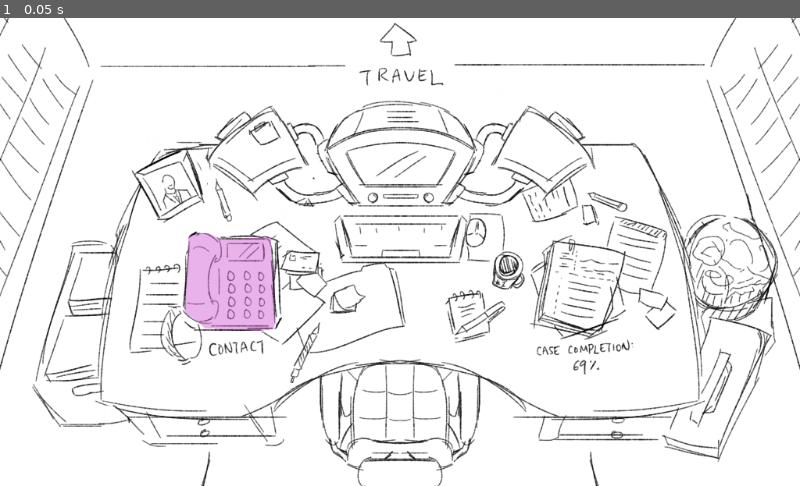
Above: before the commit, frame 1.
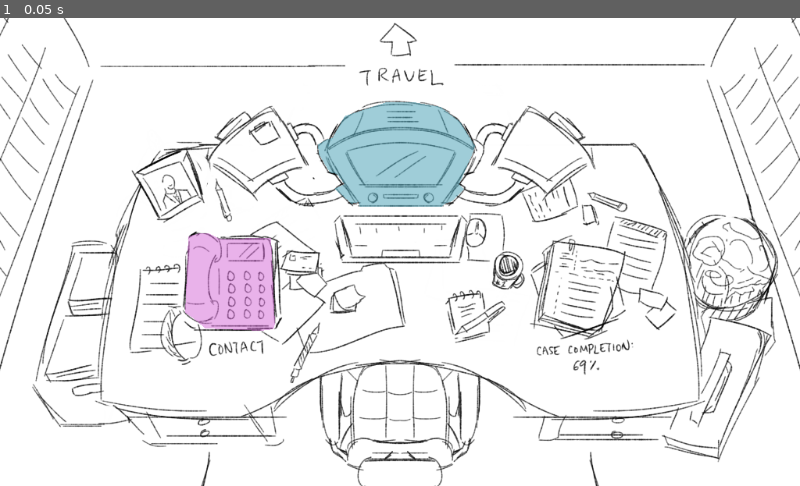
Above: after the commit, the same moment.

Repository: SammyoRoy/BetterCallVaul
Game: Godot game, scene res://VaulsOffice.tscn
The game is run twice, just before and just after one commit, with the same random seed, the same clock (stepped at 60 frames per second) and the same inputs. The project has no main scene, so this scene is started directly.
Inputs:
- Up to frame 1 (0.05 s): no input

The runs differ from the first frame. In frame 1, 3.4% of the frame differs, in the area x 39-60%, y 17-41%.

Commit message:
Added Computer button

Diff:
--- a/VaulsOffice.tscn
+++ b/VaulsOffice.tscn
@@ -10,15 +10,19 @@
 scale = Vector2( 0.516327, 0.516327 )
 texture = ExtResource( 1 )
 
-[node name="Polygon2D" type="Polygon2D" parent="OfficeBGart"]
+[node name="Phone" type="Polygon2D" parent="OfficeBGart"]
 color = Color( 0.827451, 0.384314, 0.831373, 0.490196 )
 polygon = PoolVector2Array( -447.391, -42.6086, -319.565, -44.5454, -309.882, 170.435, -313.755, 182.055, -344.743, 185.929, -482.253, 180.119, -515.178, 153.004, -532.609, 141.383, -524.862, -48.4189, -497.747, -56.166, -474.506, -56.166 )
 
-[node name="TextureButton" type="TextureButton" parent="OfficeBGart/Polygon2D"]
+[node name="TextureButton" type="TextureButton" parent="OfficeBGart/Phone"]
 margin_left = -523.0
 margin_top = -45.0
 margin_right = -312.0
 margin_bottom = 182.0
 script = ExtResource( 2 )
 
-[connection signal="pressed" from="OfficeBGart/Polygon2D/TextureButton" to="OfficeBGart/Polygon2D/TextureButton" method="_on_TextureButton_pressed"]
+[node name="Polygon2D" type="Polygon2D" parent="OfficeBGart"]
+color = Color( 0.298039, 0.635294, 0.713726, 0.537255 )
+polygon = PoolVector2Array( -182.055, -265.336, -137.51, -346.68, -34.8618, -381.541, 34.8616, -381.541, 100.711, -369.921, 149.13, -333.122, 185.929, -273.083, 182.055, -259.526, 147.194, -178.182, 158.814, -166.561, 129.763, -135.573, 110.395, -129.763, 104.585, -122.016, -100.712, -122.016, -102.648, -133.636, -120.079, -129.763, -162.688, -166.561, -137.51, -178.182, -156.878, -203.36, -174.308, -207.233, -201.423, -253.715, -203.36, -276.956, -178.182, -290.514, -166.561, -292.451 )
+
+[connection signal="pressed" from="OfficeBGart/Phone/TextureButton" to="OfficeBGart/Phone/TextureButton" method="_on_TextureButton_pressed"]
